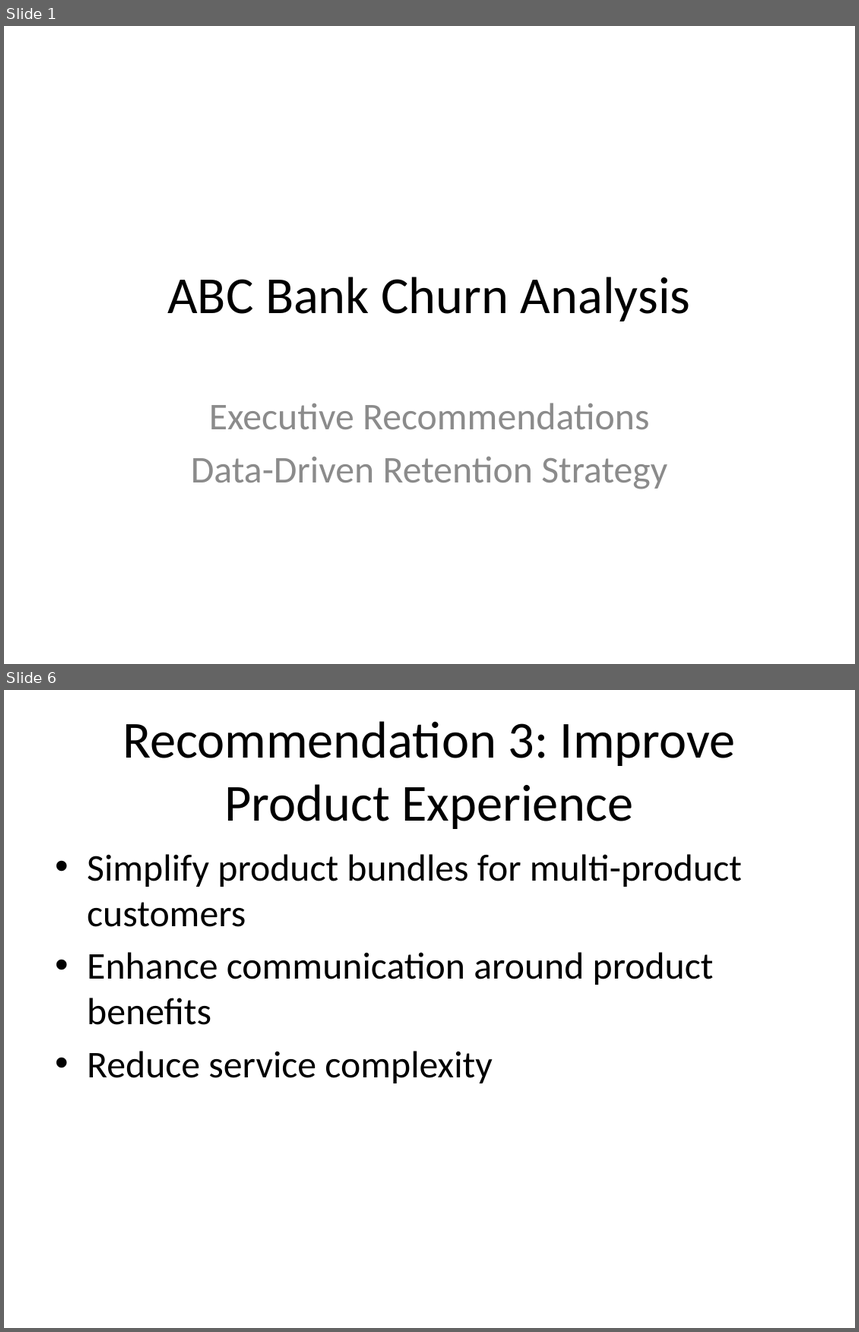
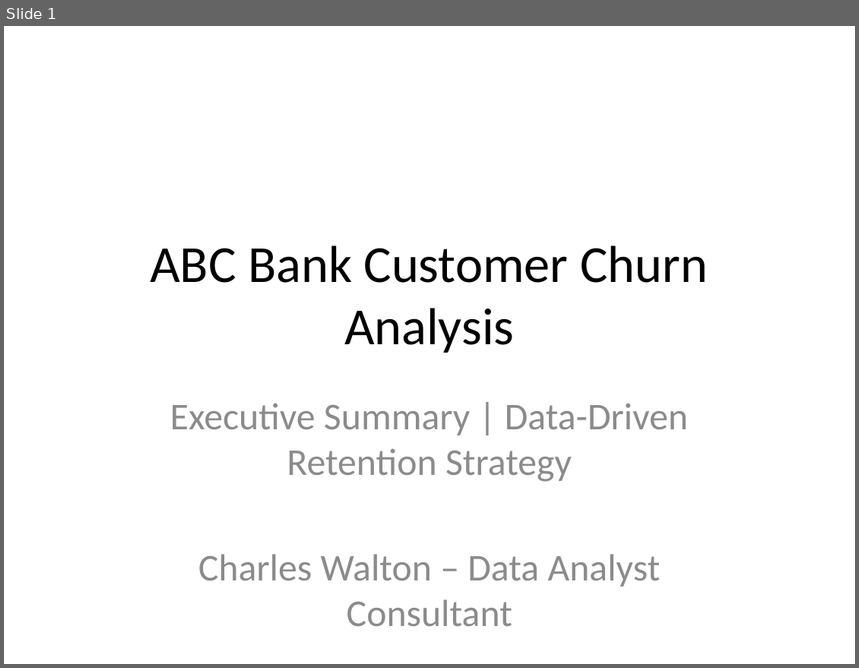
Before and after one commit to cwalton133/abc-bank-churn-analysis, a slide deck: slides/ABC_Bank_Churn_Recommendations.pptx. Shown one above the other, each under a label of ours: slides 1 and 6 before the commit, slide 1 after it; the slides between them are not shown. The pictures are 859x1332 and 859x668 pixels, drawn with LibreOffice and Linux fonts; fonts in the diff are those of the drawing. Boxes give left, top, right and bottom in pixels: in the first picture for what was removed or moved away, otherwise in the second. Text is boxed around its words. In the diff, an @@ line names an element or a change of style, - is before the commit and + after.

```diff
--- a/slides/ABC_Bank_Churn_Recommendations.pptx
+++ b/slides/ABC_Bank_Churn_Recommendations.pptx
@@ slide 6 removed at (x1=4, y1=690, x2=855, y2=1328), background #FFFFFF @@
@@ title removed at (x1=123, y1=721, x2=736, y2=829) @@
-Recommendation 3: Improve Product Experience
@@ text removed at (x1=87, y1=854, x2=742, y2=1084) @@
-• Simplify product bundles for multi-product customers
-• Enhance communication around product benefits
-• Reduce service complexity
@@ slide 1 changed as well @@
@@ title at (x1=150, y1=246, x2=708, y2=353): text changed @@
-ABC Bank Churn Analysis
+ABC Bank Customer Churn Analysis
@@ subtitle at (x1=170, y1=404, x2=688, y2=626): text changed @@
-Executive Recommendations
-Data-Driven Retention Strategy
+Executive Summary | Data-Driven Retention Strategy
+Charles Walton – Data Analyst Consultant
```
Also in this commit, not shown: 3 other slides changed, 6 slides added, 5 other slides removed.
